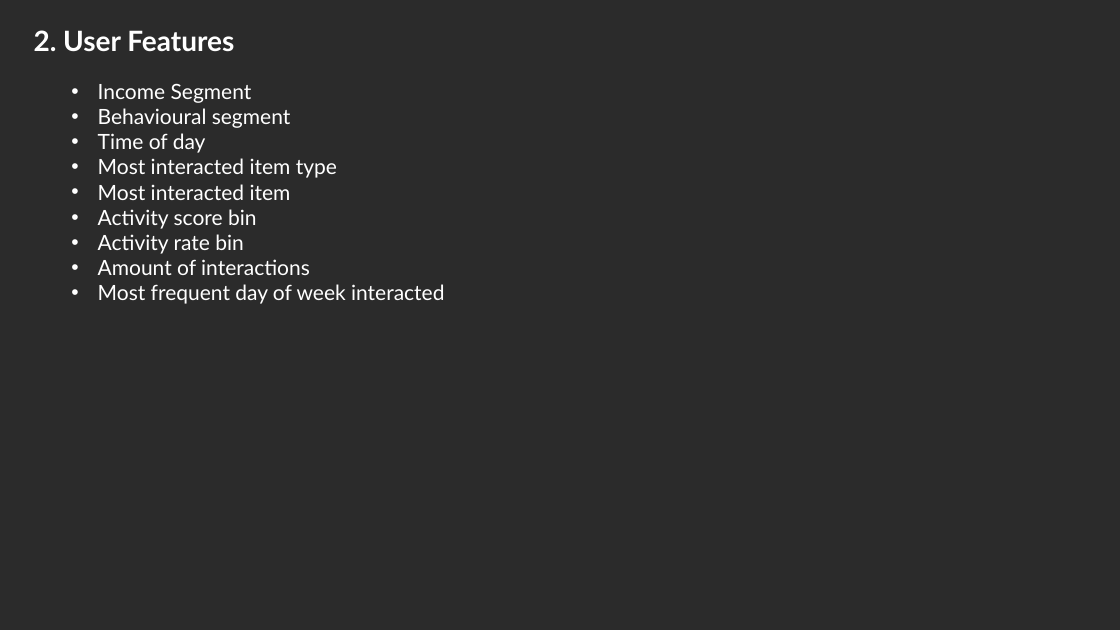
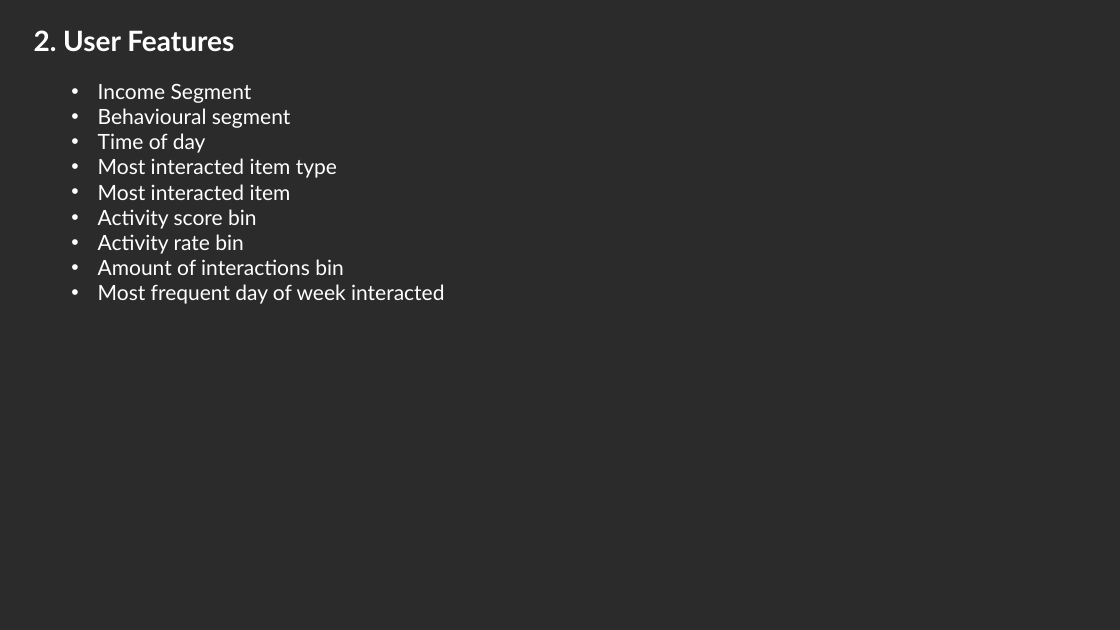
Before and after one commit to lizesteyn/FNBdataquest, a slide deck: slide 34 of Presentation1.pptx (slide 32 before the commit). Drawn at 1120x630 pixels with LibreOffice and Linux fonts; fonts in the diff are those of the drawing; background and template pictures are left out; a plain dark background stands for a picture behind light text. Boxes give left, top, right and bottom in pixels: in the first picture for what was removed or moved away, otherwise in the second. Text is boxed around its words. In the diff, an @@ line names an element or a change of style, - is before the commit and + after.

```diff
--- a/Presentation1.pptx
+++ b/Presentation1.pptx
@@ text at [98, 259, 343, 275]: text changed @@
-• Amount of interactions
+• Amount of interactions bin
```
Also in this commit, not shown: 14 other slides changed, 13 slides added, 18 slides removed.
